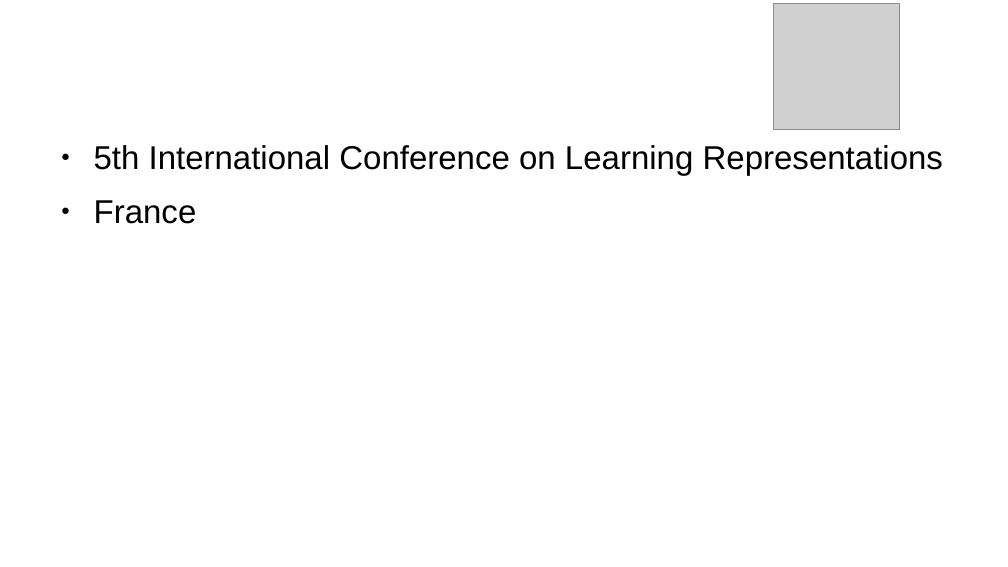
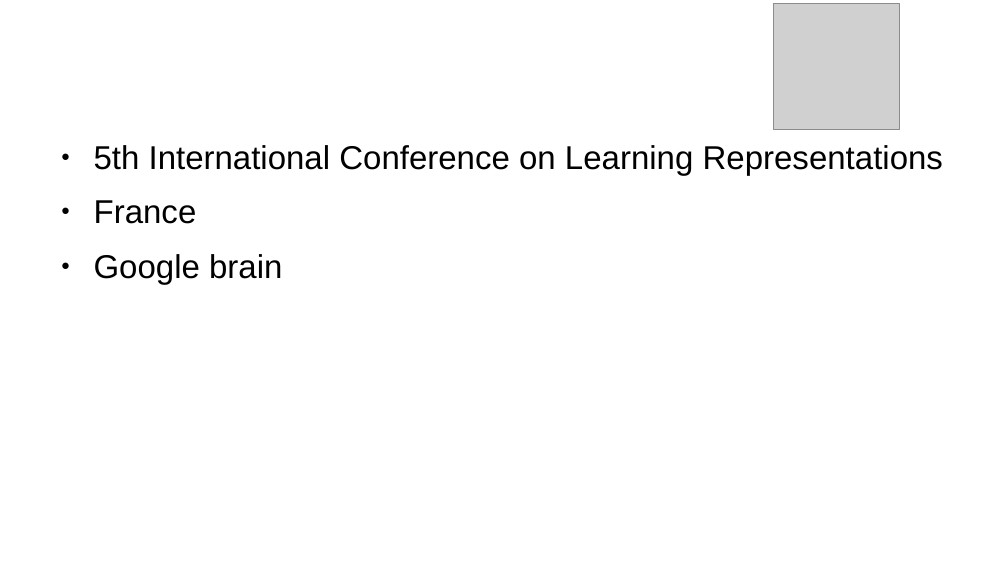
Before and after one commit to Lu-Yi-Hsun/home, a slide deck: slide 5 of docs/Machine Learning/Neural Networks/RNN/paper/2017 CAPACITY ANDTRAINABILITY INR ECURRENT NEURALN ETWORKS.odp (slide 2 before the commit). Drawn at 1008x567 pixels with LibreOffice and Linux fonts; fonts in the diff are those of the drawing; grey boxes stand for pictures; background and template pictures are left out. Boxes give left, top, right and bottom in pixels: in the first picture for what was removed or moved away, otherwise in the second. Text is boxed around its words. In the diff, an @@ line names an element or a change of style, - is before the commit and + after.

```diff
--- a/docs/Machine Learning/Neural Networks/RNN/paper/2017 CAPACITY ANDTRAINABILITY INR ECURRENT NEURALN ETWORKS.odp
+++ b/docs/Machine Learning/Neural Networks/RNN/paper/2017 CAPACITY ANDTRAINABILITY INR ECURRENT NEURALN ETWORKS.odp
@@ text at (94,254,282,284): paragraph added @@
+● Google brain
```
Also in this commit, not shown: 3 other slides changed, 13 slides added, 32 other files.
